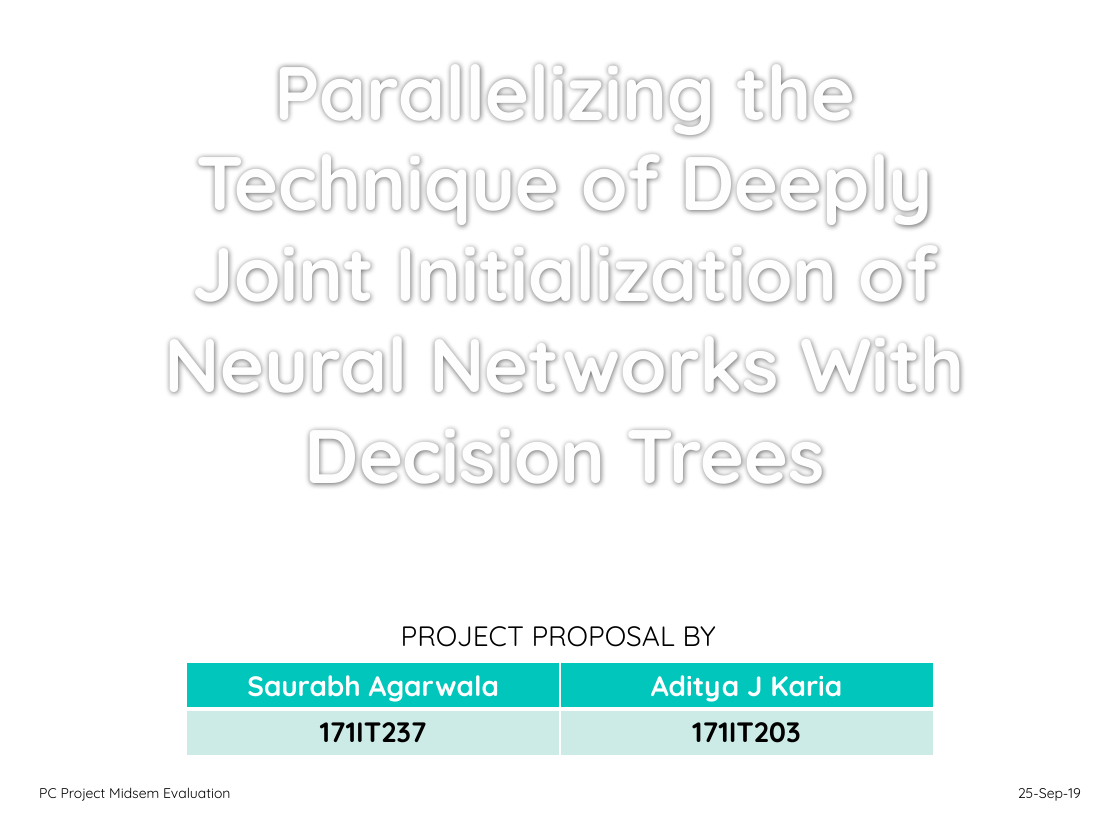
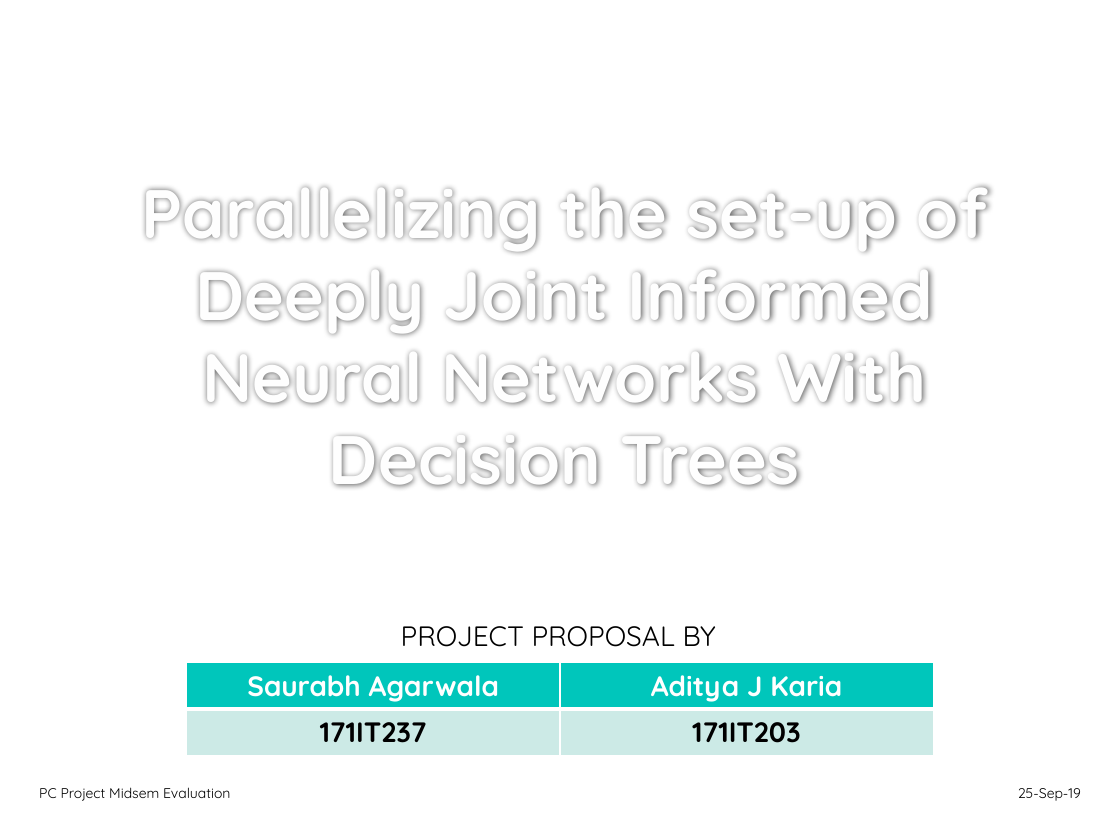
Before and after one commit to adityakaria/5-Sem, a slide deck: slide 1 of pc/Mini Project PPT Template.pptx. Drawn at 1120x840 pixels with LibreOffice and Linux fonts; fonts in the diff are those of the drawing; background and template pictures are left out. Boxes give left, top, right and bottom in pixels: in the first picture for what was removed or moved away, otherwise in the second. Text is boxed around its words. In the diff, an @@ line names an element or a change of style, - is before the commit and + after.

```diff
--- a/pc/Mini Project PPT Template.pptx
+++ b/pc/Mini Project PPT Template.pptx
@@ title at (141, 186, 987, 488): text changed; size 48.6 to 44 pt @@
-Parallelizing the Technique of Deeply Joint Initialization of Neural Networks With Decision Trees
+Parallelizing the set-up of Deeply Joint Informed Neural Networks With Decision Trees
```
Also in this commit, not shown: 3 other slides changed.
